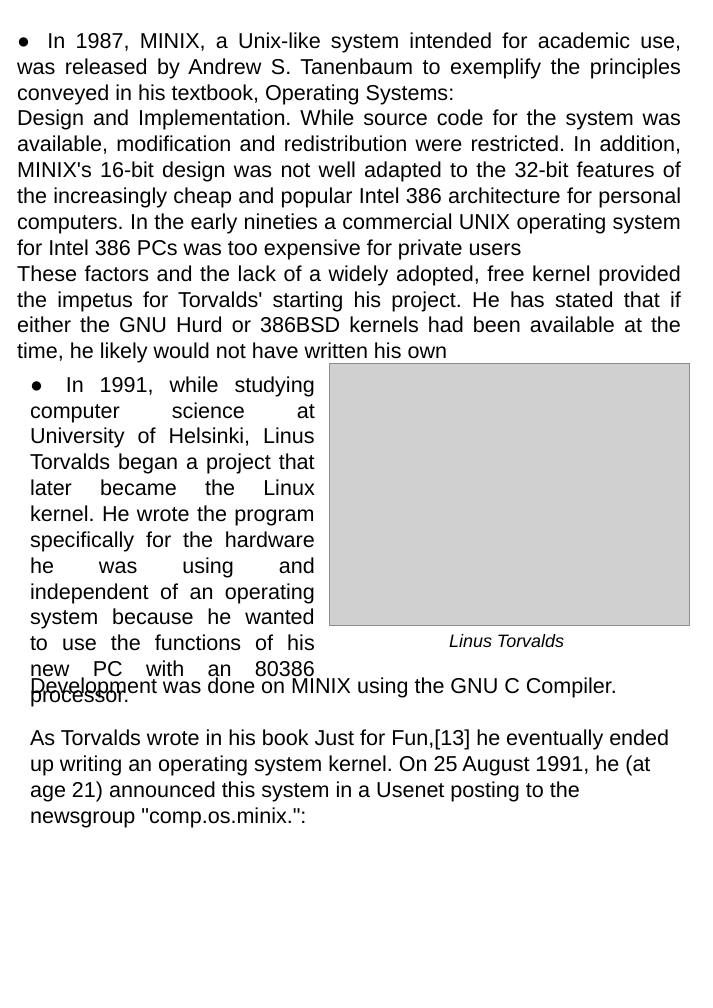
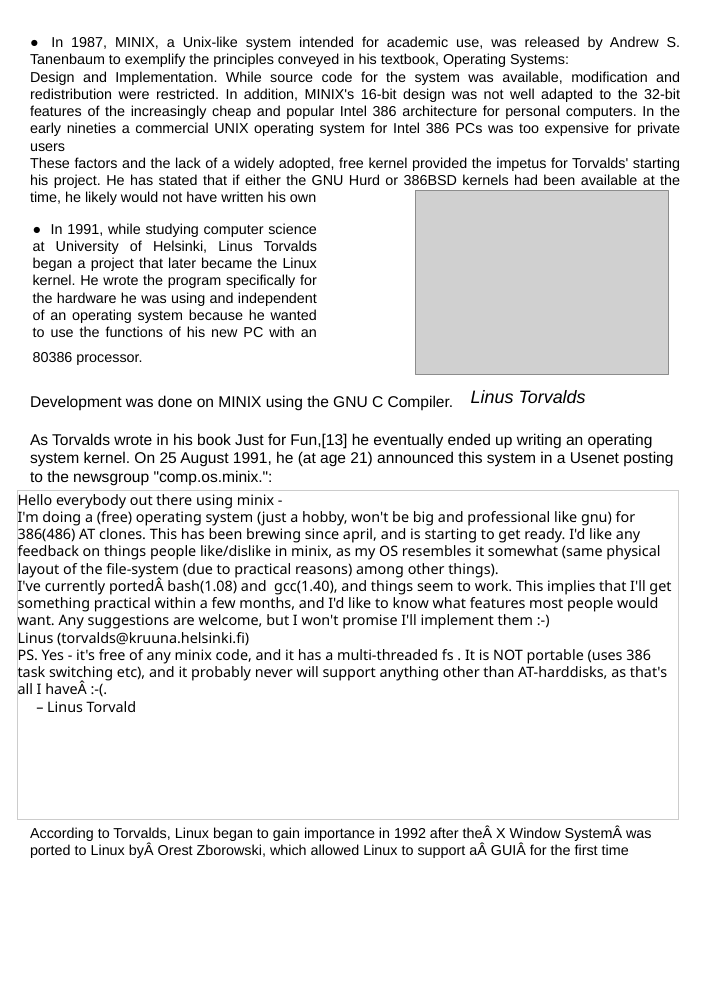
Before and after one commit to aruncs31s/m-poly, a slide deck: slide 3 of seminar/seminar report.odp. Drawn at 713x1008 pixels with LibreOffice and Linux fonts; fonts in the diff are those of the drawing; grey boxes stand for pictures. Boxes give left, top, right and bottom in pixels: in the first picture for what was removed or moved away, otherwise in the second. Text is boxed around its words. In the diff, an @@ line names an element or a change of style, - is before the commit and + after.

```diff
--- a/seminar/seminar report.odp
+++ b/seminar/seminar report.odp
@@ text "● In 1987, MINIX, a ...": place and size @@
-text "● In 1987, MINIX, a ..." at bbox=[17, 32, 681, 363]
+text "● In 1987, MINIX, a ..." at bbox=[30, 36, 681, 205]
@@ text "● In 1987, MINIX, a ..." at bbox=[30, 36, 681, 205]: size 18 to 12 pt @@
@@ picture: place and size @@
-picture at bbox=[329, 363, 690, 625]
+picture at bbox=[416, 191, 668, 374]
@@ text "● In 1991, while studying ..." at bbox=[33, 223, 317, 365]: size 18 to 12 pt @@
@@ text "● In 1991, while studying ...": place and size @@
-text "● In 1991, while studying ..." at bbox=[30, 376, 315, 707]
+text "● In 1991, while studying ..." at bbox=[33, 223, 317, 365]
@@ text "Development was done on MINIX ...": place and size @@
-text "Development was done on MINIX ..." at bbox=[30, 676, 669, 828]
+text "Development was done on MINIX ..." at bbox=[30, 395, 673, 485]
@@ text "Development was done on MINIX ..." at bbox=[30, 395, 673, 485]: size 18 to 13 pt @@
@@ text "Linus Torvalds": place and size @@
-text "Linus Torvalds" at bbox=[449, 634, 564, 647]
+text "Linus Torvalds" at bbox=[471, 390, 586, 403]
@@ rectangle added at bbox=[17, 491, 678, 820], outline #CCCCCC 0 pt, 12 pt, text #000000 @@
+Hello everybody out there using minix -
+I'm doing a (free) operating system (just a hobby, won't be big and professional like gnu) for 386(486) AT clones. This has been brewing since april, and is starting to get ready. I'd like any feedback on things people like/dislike in minix, as my OS resembles it somewhat (same physical layout of the file-system (due to practical reasons) among other things).
+I've currently portedÂ bash(1.08) and gcc(1.40), and things seem to work. This implies that I'll get something practical within a few months, and I'd like to know what features most people would want. Any suggestions are welcome, but I won't promise I'll implement them :-)
+Linus (torvalds@kruuna.helsinki.fi)
+PS. Yes - it's free of any minix code, and it has a multi-threaded fs . It is NOT portable (uses 386 task switching etc), and it probably never will support anything other than AT-harddisks, as that's all I haveÂ :-(.
+– Linus Torvald
@@ text added at bbox=[30, 826, 652, 858], 12 pt, text #000000 @@
+According to Torvalds, Linux began to gain importance in 1992 after theÂ X Window SystemÂ was ported to Linux byÂ Orest Zborowski, which allowed Linux to support aÂ GUIÂ for the first time
```
Also in this commit, not shown: 2 other slides changed, 3 slides added, 2 slides removed, 1 other file.
